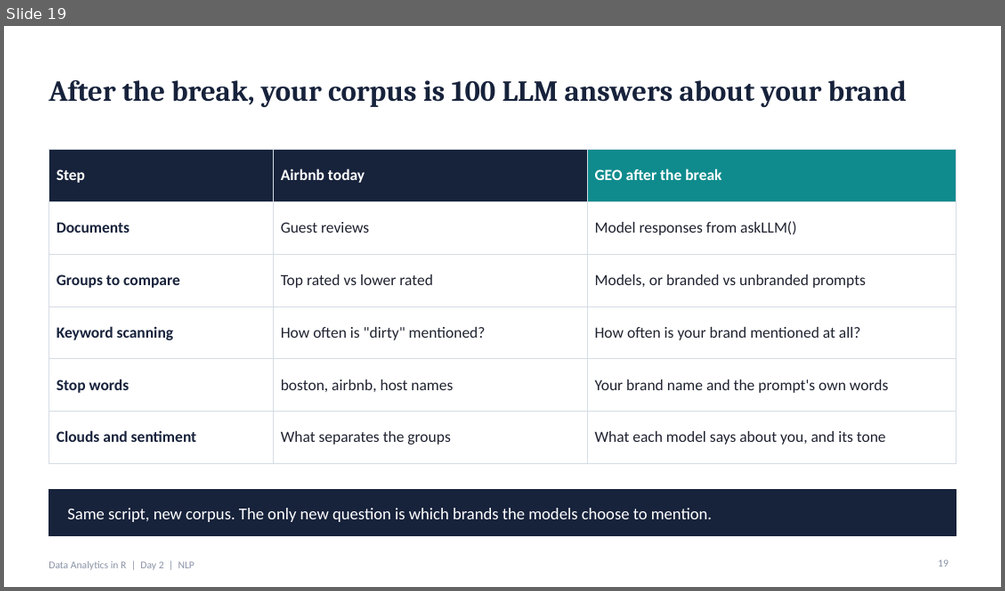
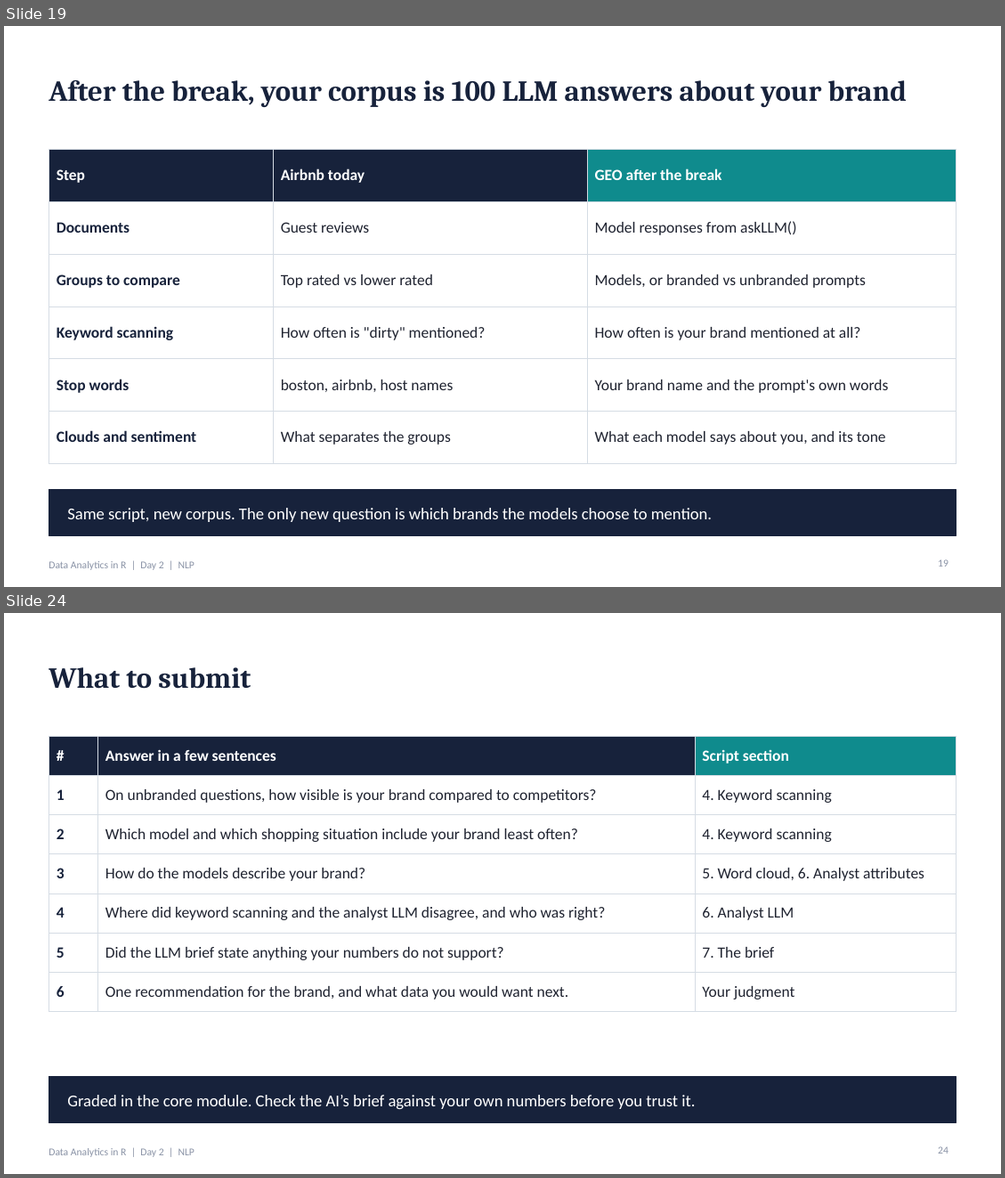
Before and after one commit to kwartler/Vienna_Dec_26, a slide deck: lessons/day2/F_nlp_bag_of_words.pptx. Shown one above the other, each under a label of ours: slide 19 before the commit, slides 19 and 24 after it; the slides between them are not shown. The pictures are 1005x591 and 1005x1178 pixels, drawn with LibreOffice and Linux fonts; fonts in the diff are those of the drawing. Boxes give left, top, right and bottom in pixels: in the first picture for what was removed or moved away, otherwise in the second. Text is boxed around its words. In the diff, an @@ line names an element or a change of style, - is before the commit and + after.

```diff
--- a/lessons/day2/F_nlp_bag_of_words.pptx
+++ b/lessons/day2/F_nlp_bag_of_words.pptx
@@ slide 24 added at (4, 613, 1001, 1174), background #FFFFFF; not listed: 1 template element that a slide beside it also shows @@
@@ title added at (48, 667, 251, 689), 28 pt, text #17223B, bold @@
+What to submit
@@ table added at (48, 737, 956, 1011), 7 rows, 3 columns @@
+# | Answer in a few sentences | Script section
+1 | On unbranded questions, how visible is your brand compared to competitors? | 4. Keyword scanning
+2 | Which model and which shopping situation include your brand least often? | 4. Keyword scanning
+3 | How do the models describe your brand? | 5. Word cloud, 6. Analyst attributes
+4 | Where did keyword scanning and the analyst LLM disagree, and who was right? | 6. Analyst LLM
+5 | Did the LLM brief state anything your numbers do not support? | 7. The brief
+6 | One recommendation for the brand, and what data you would want next. | Your judgment
@@ rectangle added at (48, 1077, 956, 1123), fill #17223B, outline #17223B 1 pt @@
@@ text added at (67, 1094, 695, 1109), 16 pt, text #FFFFFF @@
+Graded in the core module. Check the AI’s brief against your own numbers before you trust it.
@@ page number added at (938, 1146, 948, 1153), 10 pt, text #8A93A6 @@
+24
```
Also in this commit, not shown: 4 slides changed, 4 other slides added.
